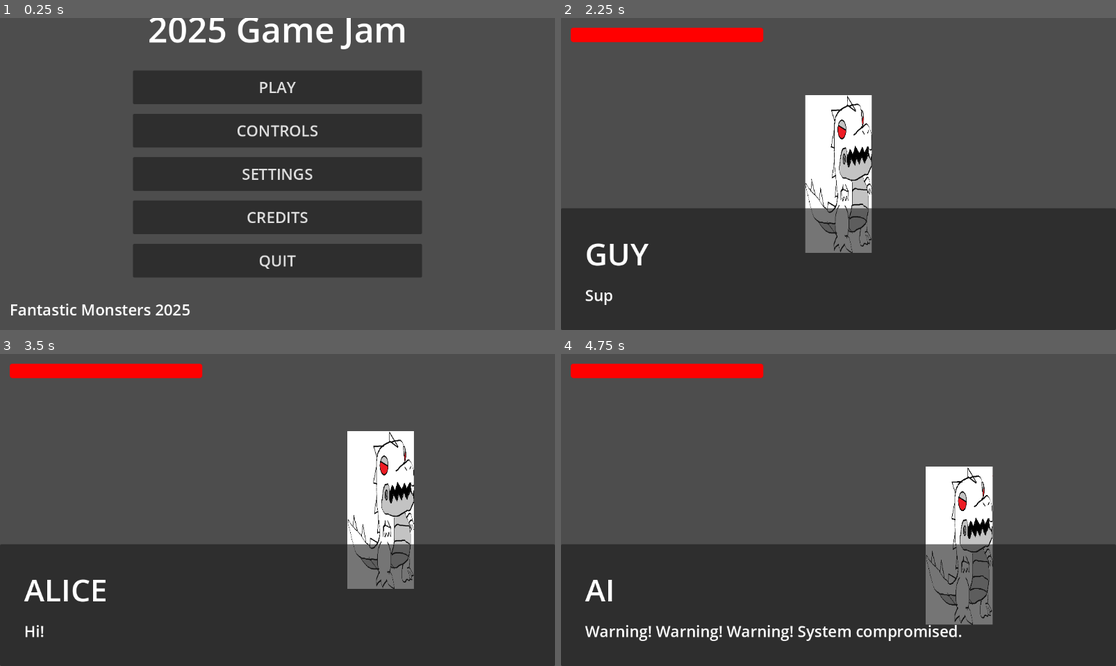
Above: before the commit, frames 1-4 (two rows, left to right).
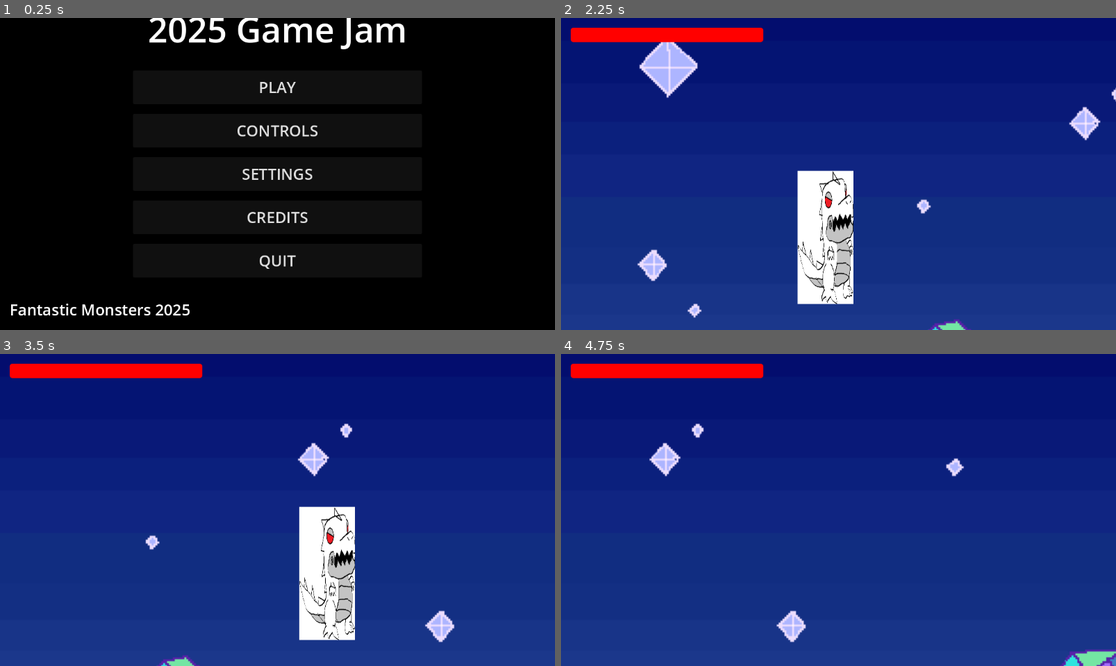
Above: after the commit, the same moments.

Repository: RandomlyZay/2025-game-jam
Game: Godot game, scene res://ui/menus/main_menu/main_menu.tscn
The game is run twice, just before and just after one commit, with the same random seed, the same clock (stepped at 60 frames per second) and the same inputs.
Inputs (mouse positions are in pixels of both pictures, inside the frame that each line leads up to):
- Up to frame 1 (0.25 s): no input
- Up to frame 2 (2.25 s): click "CONTROLS" at 0.5 s; click "Back" at 1.25 s; click "PLAY" at 2 s
- Up to frame 3 (3.5 s): tap Enter (ui_accept) at 2.75, 3.02 s; move the mouse to (399, 494) at 2.77 s; hold D (move_right) from 2.78 s (still down); tap Space (dash) at 2.85 s; click (399, 494) at 2.92 s
- Up to frame 4 (4.75 s): move the mouse to (727, 525) at 3.52 s; release D (move_right) at 3.53 s; hold S (move_down) 3.53-4.28 s; tap Space (dash) at 3.6, 4.35 s; click (727, 525) at 3.67 s; tap Enter (ui_accept) at 3.77 s; move the mouse to (894, 441) at 4.27 s; hold D (move_right) from 4.28 s (still down); click (894, 441) at 4.42 s

The runs differ from the first frame. In frame 1, 98% of the frame differs, in the area x 0-100%, y 0-100%; in frame 2, 98%; in frame 3, 98%; in frame 4, 98%.

Commit message:
Added Level1

Diff:
--- a/entities/characters/player/player.tscn
+++ b/entities/characters/player/player.tscn
@@ -116,7 +116,7 @@
 
 [sub_resource type="CapsuleShape2D" id="CapsuleShape2D_wkpqt"]
 radius = 16.0
-height = 80.0
+height = 88.0
 
 [node name="Player" type="CharacterBody2D" groups=["human", "player"]]
 collision_mask = 12
@@ -124,7 +124,7 @@
 
 [node name="AnimatedSprite2D" type="AnimatedSprite2D" parent="."]
 position = Vector2(-2.86102e-06, 0)
-scale = Vector2(0.179, 0.5)
+scale = Vector2(0.15, 0.42)
 sprite_frames = SubResource("SpriteFrames_7ncv6")
 animation = &"dash"
 autoplay = "idle_right"
@@ -134,16 +134,11 @@
 collision_mask = 2
 
 [node name="CollisionShape2D" type="CollisionShape2D" parent="HitBox"]
-scale = Vector2(4, 4)
+scale = Vector2(3, 3)
 shape = SubResource("CapsuleShape2D_wkpqt")
 
 [node name="CollisionShape2D" type="CollisionShape2D" parent="."]
-scale = Vector2(4, 4)
+scale = Vector2(3, 3)
 shape = SubResource("CapsuleShape2D_wkpqt")
 
-[node name="Camera2D" type="Camera2D" parent="."]
-position_smoothing_enabled = true
-drag_horizontal_enabled = true
-drag_vertical_enabled = true
-
 [connection signal="area_entered" from="HitBox" to="." method="_on_hit_box_area_entered"]
--- a/project.godot
+++ b/project.godot
@@ -79,4 +79,8 @@
 
 [rendering]
 
+viewport/transparent_background=true
 shading/canvas_textures/default_texture_filter=1
+viewport/stretch/mode="disabled"
+viewport/size/viewport_height=648
+viewport/size/viewport_width=1152
--- /dev/null
+++ b/stages/level1/level1.gd
@@ -0,0 +1,25 @@
+extends Control
+
+@onready var ui_manager: UIManager
+@onready var game_camera: Camera2D = $AspectRatioContainer/SubViewportContainer/SubViewport/GameWorld/GameCamera
+@onready var player: CharacterBody2D = $AspectRatioContainer/SubViewportContainer/SubViewport/GameWorld/Player
+
+func _ready() -> void:
+	setup_ui_manager()
+	game_camera.make_current()
+	Audio.stop_music()
+
+func _process(_delta: float) -> void:
+	if is_instance_valid(player):
+		game_camera.position = player.position
+
+func setup_ui_manager() -> void:
+	ui_manager = UIManager.new()
+	add_child(ui_manager)
+	ui_manager.initialize_UI($AspectRatioContainer/SubViewportContainer/SubViewport/UILayer/HUD)
+
+func _unhandled_input(event: InputEvent) -> void:
+	if event.is_action_pressed("ui_cancel"):
+		if is_instance_valid(ui_manager.game_over_menu_instance) and ui_manager.game_over_menu_instance.visible:
+			return
+		ui_manager.handle_pause_input(event)
--- /dev/null
+++ b/stages/level1/level1.tscn
@@ -0,0 +1,78 @@
+[gd_scene load_steps=6 format=3 uid="uid://du65lx8b1n67x"]
+
+[ext_resource type="Script" path="res://stages/level1/level1.gd" id="1_tpwex"]
+[ext_resource type="PackedScene" uid="uid://o0q0t4eik226" path="res://entities/characters/player/player.tscn" id="2_1emke"]
+[ext_resource type="PackedScene" uid="uid://dq8qo4qvlvhwj" path="res://ui/hud/hud.tscn" id="3_m5yk3"]
+[ext_resource type="PackedScene" uid="uid://dn3bfbk078hey" path="res://ui/hud/dialogue/dialoguebox.tscn" id="4_sjw0w"]
+[ext_resource type="Texture2D" uid="uid://c0rwjegvug8f" path="res://graphics/backgrounds/background.png" id="5_vx4yd"]
+
+[node name="Level1" type="Control"]
+layout_mode = 3
+anchors_preset = 15
+anchor_right = 1.0
+anchor_bottom = 1.0
+grow_horizontal = 2
+grow_vertical = 2
+script = ExtResource("1_tpwex")
+
+[node name="AspectRatioContainer" type="AspectRatioContainer" parent="."]
+layout_mode = 1
+anchors_preset = 15
+anchor_right = 1.0
+anchor_bottom = 1.0
+grow_horizontal = 2
+grow_vertical = 2
+ratio = 1.7778
+
+[node name="SubViewportContainer" type="SubViewportContainer" parent="AspectRatioContainer"]
+layout_mode = 2
+stretch = true
+
+[node name="SubViewport" type="SubViewport" parent="AspectRatioContainer/SubViewportContainer"]
+handle_input_locally = false
+size = Vector2i(1152, 647)
+render_target_update_mode = 4
+
+[node name="GameWorld" type="Node2D" parent="AspectRatioContainer/SubViewportContainer/SubViewport"]
+
+[node name="ParallaxBackground" type="ParallaxBackground" parent="AspectRatioContainer/SubViewportContainer/SubViewport/GameWorld"]
+
+[node name="ParallaxLayer" type="ParallaxLayer" parent="AspectRatioContainer/SubViewportContainer/SubViewport/GameWorld/ParallaxBackground"]
+motion_mirroring = Vector2(2560, 0)
+
+[node name="Background" type="Sprite2D" parent="AspectRatioContainer/SubViewportContainer/SubViewport/GameWorld/ParallaxBackground/ParallaxLayer"]
+scale = Vector2(2, 2)
+texture = ExtResource("5_vx4yd")
+centered = false
+
+[node name="LevelBounds" type="StaticBody2D" parent="AspectRatioContainer/SubViewportContainer/SubViewport/GameWorld"]
+collision_layer = 4
+collision_mask = 0
+
+[node name="LeftWall" type="CollisionPolygon2D" parent="AspectRatioContainer/SubViewportContainer/SubViewport/GameWorld/LevelBounds"]
+build_mode = 1
+polygon = PackedVector2Array(0, 0, 0, 1440)
+
+[node name="TopWall" type="CollisionPolygon2D" parent="AspectRatioContainer/SubViewportContainer/SubViewport/GameWorld/LevelBounds"]
+build_mode = 1
+polygon = PackedVector2Array(0, 0, 2560, 0)
+
+[node name="BottomWall" type="CollisionPolygon2D" parent="AspectRatioContainer/SubViewportContainer/SubViewport/GameWorld/LevelBounds"]
+build_mode = 1
+polygon = PackedVector2Array(0, 1440, 1280, 1440)
+
+[node name="GameCamera" type="Camera2D" parent="AspectRatioContainer/SubViewportContainer/SubViewport/GameWorld"]
+position = Vector2(640, 360)
+limit_left = 0
+limit_top = 0
+limit_bottom = 680
+position_smoothing_enabled = true
+
+[node name="Player" parent="AspectRatioContainer/SubViewportContainer/SubViewport/GameWorld" instance=ExtResource("2_1emke")]
+position = Vector2(576, 488)
+
+[node name="UILayer" type="CanvasLayer" parent="AspectRatioContainer/SubViewportContainer/SubViewport"]
+
+[node name="HUD" parent="AspectRatioContainer/SubViewportContainer/SubViewport/UILayer" instance=ExtResource("3_m5yk3")]
+
+[node name="DialogueBox" parent="AspectRatioContainer/SubViewportContainer/SubViewport/UILayer" instance=ExtResource("4_sjw0w")]
--- a/ui/menus/gameplay/pause_menu/controls_menu/controls_menu.gd
+++ b/ui/menus/gameplay/pause_menu/controls_menu/controls_menu.gd
@@ -28,7 +28,7 @@
 
 func _on_input_mode_changed(mode: String) -> void:
 	# Update control visibility
-	keyboard_controls.visible = (mode == "mouse")
+	keyboard_controls.visible = (mode == "keyboard")
 	controller_controls.visible = (mode == "controller")
 	v_separator.visible = false
 
--- a/ui/menus/main_menu/controls_menu/controls_menu - Copy.tscn
+++ /dev/null
@@ -1,266 +0,0 @@
-[gd_scene load_steps=2 format=3 uid="uid://sqrvmpueue8i"]
-
-[ext_resource type="Script" path="res://ui/menus/main_menu/controls_menu/controls_menu.gd" id="1_script"]
-
-[node name="ControlsMenu" type="Control"]
-layout_mode = 3
-anchors_preset = 15
-anchor_right = 1.0
-anchor_bottom = 1.0
-grow_horizontal = 2
-grow_vertical = 2
-script = ExtResource("1_script")
-
-[node name="Title" type="Label" parent="."]
-layout_mode = 1
-anchors_preset = 5
-anchor_left = 0.5
-anchor_right = 0.5
-offset_left = -300.0
-offset_top = 50.0
-offset_right = 300.0
-offset_bottom = 120.0
-grow_horizontal = 2
-theme_override_font_sizes/font_size = 72
-text = "CONTROLS"
-horizontal_alignment = 1
-vertical_alignment = 1
-
-[node name="ControlsContainer" type="PanelContainer" parent="."]
-layout_mode = 1
-anchors_preset = 8
-anchor_left = 0.5
-anchor_top = 0.5
-anchor_right = 0.5
-anchor_bottom = 0.5
-offset_left = -576.0
-offset_top = -324.0
-offset_right = 624.0
-offset_bottom = 276.0
-grow_horizontal = 2
-grow_vertical = 2
-
-[node name="MarginContainer" type="MarginContainer" parent="ControlsContainer"]
-layout_mode = 2
-theme_override_constants/margin_left = 40
-theme_override_constants/margin_top = 40
-theme_override_constants/margin_right = 40
-theme_override_constants/margin_bottom = 40
-
-[node name="HBoxContainer" type="HBoxContainer" parent="ControlsContainer/MarginContainer"]
-layout_mode = 2
-theme_override_constants/separation = 60
-
-[node name="KeyboardControls" type="VBoxContainer" parent="ControlsContainer/MarginContainer/HBoxContainer"]
-layout_mode = 2
-size_flags_horizontal = 3
-theme_override_constants/separation = 20
-
-[node name="Header" type="Label" parent="ControlsContainer/MarginContainer/HBoxContainer/KeyboardControls"]
-layout_mode = 2
-theme_override_font_sizes/font_size = 48
-text = "Keyboard"
-horizontal_alignment = 1
-
-[node name="HSeparator" type="HSeparator" parent="ControlsContainer/MarginContainer/HBoxContainer/KeyboardControls"]
-layout_mode = 2
-theme_override_constants/separation = 10
-
-[node name="Grid" type="GridContainer" parent="ControlsContainer/MarginContainer/HBoxContainer/KeyboardControls"]
-layout_mode = 2
-theme_override_constants/h_separation = 40
-theme_override_constants/v_separation = 20
-columns = 2
-
-[node name="PlayerHeader" type="Label" parent="ControlsContainer/MarginContainer/HBoxContainer/KeyboardControls/Grid"]
-layout_mode = 2
-size_flags_horizontal = 3
-theme_override_colors/font_color = Color(0.8, 0.8, 0.8, 1)
-theme_override_font_sizes/font_size = 32
-text = "Player Controls"
-horizontal_alignment = 1
-
-[node name="Spacer1" type="Control" parent="ControlsContainer/MarginContainer/HBoxContainer/KeyboardControls/Grid"]
-layout_mode = 2
-
-[node name="MovementLabel" type="Label" parent="ControlsContainer/MarginContainer/HBoxContainer/KeyboardControls/Grid"]
-layout_mode = 2
-size_flags_horizontal = 3
-theme_override_font_sizes/font_size = 28
-text = "Movement"
-horizontal_alignment = 1
-
-[node name="MovementKeys" type="Label" parent="ControlsContainer/MarginContainer/HBoxContainer/KeyboardControls/Grid"]
-layout_mode = 2
-size_flags_horizontal = 3
-theme_override_font_sizes/font_size = 28
-text = "WASD"
-horizontal_alignment = 1
-
-[node name="Placeholder" type="Label" parent="ControlsContainer/MarginContainer/HBoxContainer/KeyboardControls/Grid"]
-layout_mode = 2
-size_flags_horizontal = 3
-theme_override_font_sizes/font_size = 28
-text = "Placeholder
-"
-horizontal_alignment = 1
-
-[node name="PlaceholderKey" type="Label" parent="ControlsContainer/MarginContainer/HBoxContainer/KeyboardControls/Grid"]
-layout_mode = 2
-size_flags_horizontal = 3
-theme_override_font_sizes/font_size = 28
-text = "Placeholder"
-horizontal_alignment = 1
-
-[node name="Placeholder2" type="Label" parent="ControlsContainer/MarginContainer/HBoxContainer/KeyboardControls/Grid"]
-layout_mode = 2
-size_flags_horizontal = 3
-theme_override_font_sizes/font_size = 28
-text = "Placeholder"
-horizontal_alignment = 1
-
-[node name="PlaceholderKey2" type="Label" parent="ControlsContainer/MarginContainer/HBoxContainer/KeyboardControls/Grid"]
-layout_mode = 2
-size_flags_horizontal = 3
-theme_override_font_sizes/font_size = 28
-text = "Placeholder"
-horizontal_alignment = 1
-
-[node name="PauseLabel" type="Label" parent="ControlsContainer/MarginContainer/HBoxContainer/KeyboardControls/Grid"]
-layout_mode = 2
-size_flags_horizontal = 3
-theme_override_font_sizes/font_size = 28
-text = "Pause"
-horizontal_alignment = 1
-
-[node name="PauseKey" type="Label" parent="ControlsContainer/MarginContainer/HBoxContainer/KeyboardControls/Grid"]
-layout_mode = 2
-size_flags_horizontal = 3
-theme_override_font_sizes/font_size = 28
-text = "Escape"
-horizontal_alignment = 1
-
-[node name="VSeparator" type="VSeparator" parent="ControlsContainer/MarginContainer/HBoxContainer"]
-layout_mode = 2
-
-[node name="ControllerControls" type="VBoxContainer" parent="ControlsContainer/MarginContainer/HBoxContainer"]
-layout_mode = 2
-size_flags_horizontal = 3
-theme_override_constants/separation = 20
-
-[node name="Header" type="Label" parent="ControlsContainer/MarginContainer/HBoxContainer/ControllerControls"]
-layout_mode = 2
-theme_override_font_sizes/font_size = 48
-text = "Controller"
-horizontal_alignment = 1
-
-[node name="HSeparator" type="HSeparator" parent="ControlsContainer/MarginContainer/HBoxContainer/ControllerControls"]
-layout_mode = 2
-theme_override_constants/separation = 10
-
-[node name="Grid" type="GridContainer" parent="ControlsContainer/MarginContainer/HBoxContainer/ControllerControls"]
-layout_mode = 2
-theme_override_constants/h_separation = 40
-theme_override_constants/v_separation = 20
-columns = 2
-
-[node name="PlayerHeader" type="Label" parent="ControlsContainer/MarginContainer/HBoxContainer/ControllerControls/Grid"]
-layout_mode = 2
-size_flags_horizontal = 3
-theme_override_colors/font_color = Color(0.8, 0.8, 0.8, 1)
-theme_override_font_sizes/font_size = 32
-text = "Player Controls"
-horizontal_alignment = 1
-
-[node name="Spacer1" type="Control" parent="ControlsContainer/MarginContainer/HBoxContainer/ControllerControls/Grid"]
-layout_mode = 2
-
-[node name="MovementLabel" type="Label" parent="ControlsContainer/MarginContainer/HBoxContainer/ControllerControls/Grid"]
-layout_mode = 2
-size_flags_horizontal = 3
-theme_override_font_sizes/font_size = 28
-text = "Movement"
-horizontal_alignment = 1
-
-[node name="MovementButton" type="Label" parent="ControlsContainer/MarginContainer/HBoxContainer/ControllerControls/Grid"]
-layout_mode = 2
-size_flags_horizontal = 3
-theme_override_font_sizes/font_size = 28
-text = "Left Stick"
-horizontal_alignment = 1
-
-[node name="Placeholder" type="Label" parent="ControlsContainer/MarginContainer/HBoxContainer/ControllerControls/Grid"]
-layout_mode = 2
-size_flags_horizontal = 3
-theme_override_font_sizes/font_size = 28
-text = "Placeholder"
-horizontal_alignment = 1
-
-[node name="PlaceholderKey" type="Label" parent="ControlsContainer/MarginContainer/HBoxContainer/ControllerControls/Grid"]
-layout_mode = 2
-size_flags_horizontal = 3
-theme_override_font_sizes/font_size = 28
-text = "Placeholder"
-horizontal_alignment = 1
-
-[node name="Placeholder2" type="Label" parent="ControlsContainer/MarginContainer/HBoxContainer/ControllerControls/Grid"]
-layout_mode = 2
-size_flags_horizontal = 3
-theme_override_font_sizes/font_size = 28
-text = "Placeholder"
-horizontal_alignment = 1
-
-[node name="PlaceholderKey2" type="Label" parent="ControlsContainer/MarginContainer/HBoxContainer/ControllerControls/Grid"]
-layout_mode = 2
-size_flags_horizontal = 3
-theme_override_font_sizes/font_size = 28
-text = "Placeholder"
-horizontal_alignment = 1
-
-[node name="PauseLabel" type="Label" parent="ControlsContainer/MarginContainer/HBoxContainer/ControllerControls/Grid"]
-layout_mode = 2
-size_flags_horizontal = 3
-theme_override_font_sizes/font_size = 28
-text = "Pause"
-horizontal_alignment = 1
-
-[node name="PauseButton" type="Label" parent="ControlsContainer/MarginContainer/HBoxContainer/ControllerControls/Grid"]
-layout_mode = 2
-size_flags_horizontal = 3
-theme_override_font_sizes/font_size = 28
-text = "Start/Menu"
-horizontal_alignment = 1
-
-[node name="BackButton" type="Button" parent="."]
-layout_mode = 1
-anchors_preset = 7
-anchor_left = 0.5
-anchor_top = 1.0
-anchor_right = 0.5
-anchor_bottom = 1.0
-offset_left = -100.0
-offset_top = -80.0
-offset_right = 100.0
-offset_bottom = -30.0
-grow_horizontal = 2
-grow_vertical = 0
-theme_override_font_sizes/font_size = 32
-text = "Back"
-
-[node name="TutorialButton" type="Button" parent="."]
-layout_mode = 1
-anchors_preset = 3
-anchor_left = 1.0
-anchor_top = 1.0
-anchor_right = 1.0
-anchor_bottom = 1.0
-offset_left = -250.0
-offset_top = -80.0
-offset_right = -50.0
-offset_bottom = -30.0
-grow_horizontal = 0
-grow_vertical = 0
-theme_override_font_sizes/font_size = 32
-text = "Tutorial"
-
-[connection signal="pressed" from="TutorialButton" to="." method="_on_tutorial_pressed"]
--- a/ui/menus/main_menu/controls_menu/controls_menu.gd
+++ b/ui/menus/main_menu/controls_menu/controls_menu.gd
@@ -31,7 +31,7 @@
 
 func _on_input_mode_changed(mode: String) -> void:
 	# Update control visibility
-	keyboard_controls.visible = (mode == "mouse")
+	keyboard_controls.visible = (mode == "keyboard")
 	controller_controls.visible = (mode == "controller")
 	v_separator.visible = false
 
--- a/ui/menus/main_menu/main_menu.gd
+++ b/ui/menus/main_menu/main_menu.gd
@@ -45,7 +45,7 @@
 		first_button.grab_focus()
 
 func _on_play_pressed() -> void:
-	get_tree().change_scene_to_file("res://stages/test/test.tscn")
+	get_tree().change_scene_to_file("res://stages/level1/level1.tscn")
 
 func _on_controls_pressed() -> void:
 	get_tree().change_scene_to_file("res://ui/menus/main_menu/controls_menu/controls_menu.tscn")
Binary file added: graphics/backgrounds/background.png
Not shown, added: graphics/backgrounds/background.png.import
